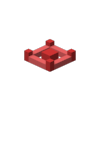
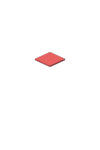
Layered file, before and after one edit (w=100, h=150). Changes by layer:
added layer "place_src.png" above "stronghold_src.png" over [34, 51, 66, 68]
hid "stronghold_src.png" over [24, 38, 76, 72]
